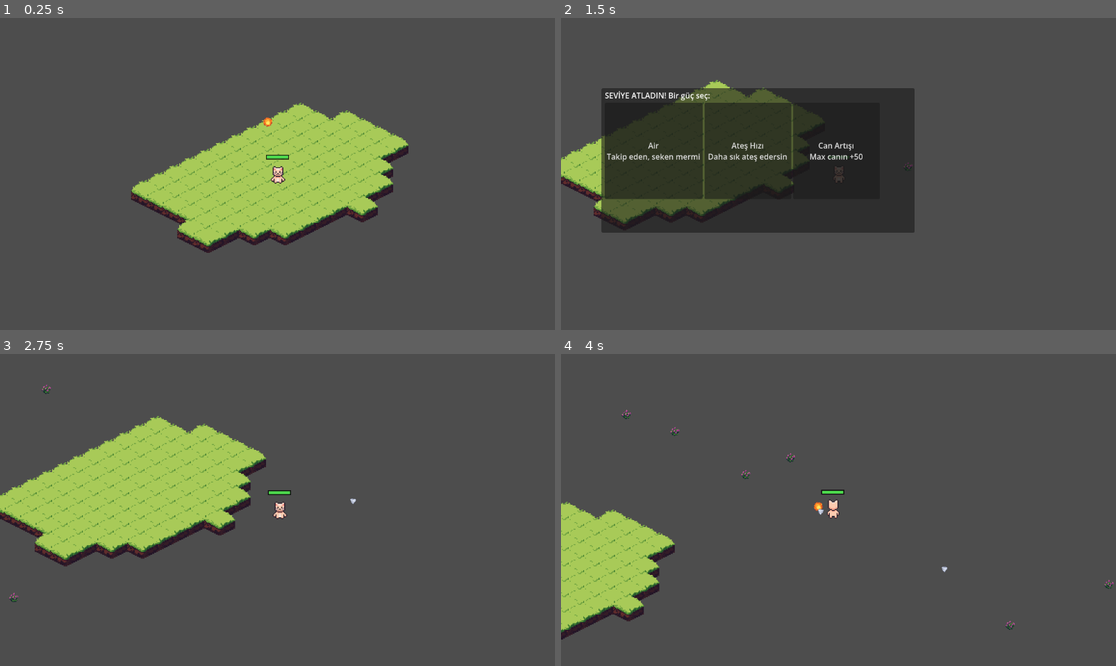
Above: before the commit, frames 1-4 (two rows, left to right).
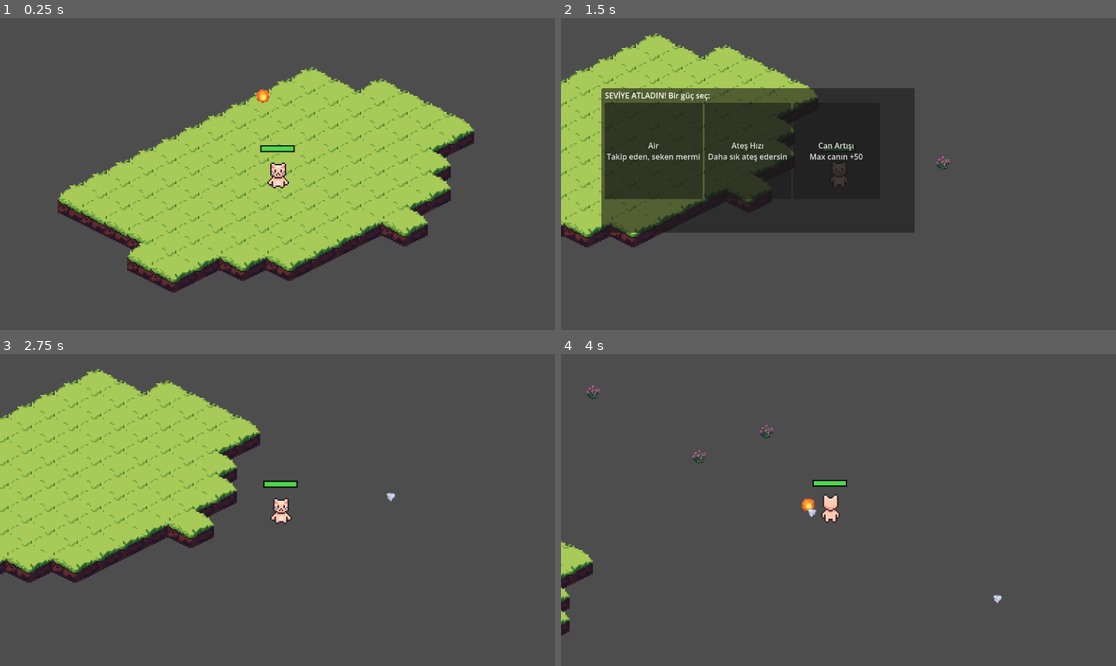
Above: after the commit, the same moments.

Repository: YSakalli/Someting-survival
Game: Godot game, scene res://nasiptevarsa/node_2d.tscn
The game is run twice, just before and just after one commit, with the same random seed, the same clock (stepped at 60 frames per second) and the same inputs.
Inputs:
- Up to frame 1 (0.25 s): no input
- Up to frame 2 (1.5 s): hold D 0.53-1.28 s; hold S from 1.28 s (still down)
- Up to frame 3 (2.75 s): release S at 2 s; click "Air Takip eden, seken mermi" at 2 s
- Up to frame 4 (4 s): hold D 2.78-3.53 s; hold W from 3.53 s (still down)

The runs differ from the first frame. In frame 1, 22% of the frame differs, in the area x 10-86%, y 15-88%; in frame 2, 10%; in frame 3, 15%; in frame 4, 6.6%.

Commit message:
Kamera zoom'unu 2'den 3'e yukselt
Kamera cok uzakti, 1.5 kat yakinlastirildi.

Co-Authored-By: Claude Opus 4.7 <noreply@anthropic.com>

Diff:
--- a/nasiptevarsa/node_2d.tscn
+++ b/nasiptevarsa/node_2d.tscn
@@ -634,7 +634,7 @@
 
 [node name="Camera2D" type="Camera2D" parent="Player" unique_id=299028389]
 position = Vector2(0, 1)
-zoom = Vector2(2, 2)
+zoom = Vector2(3, 3)
 
 [node name="Spawner" type="Node2D" parent="." unique_id=1811763108]
 position = Vector2(-1, -2)
